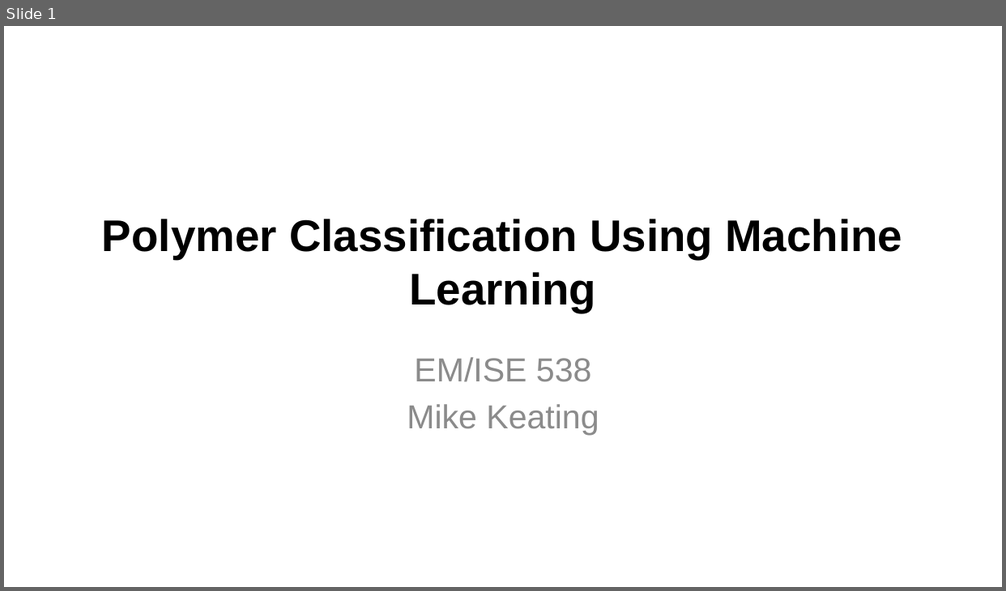
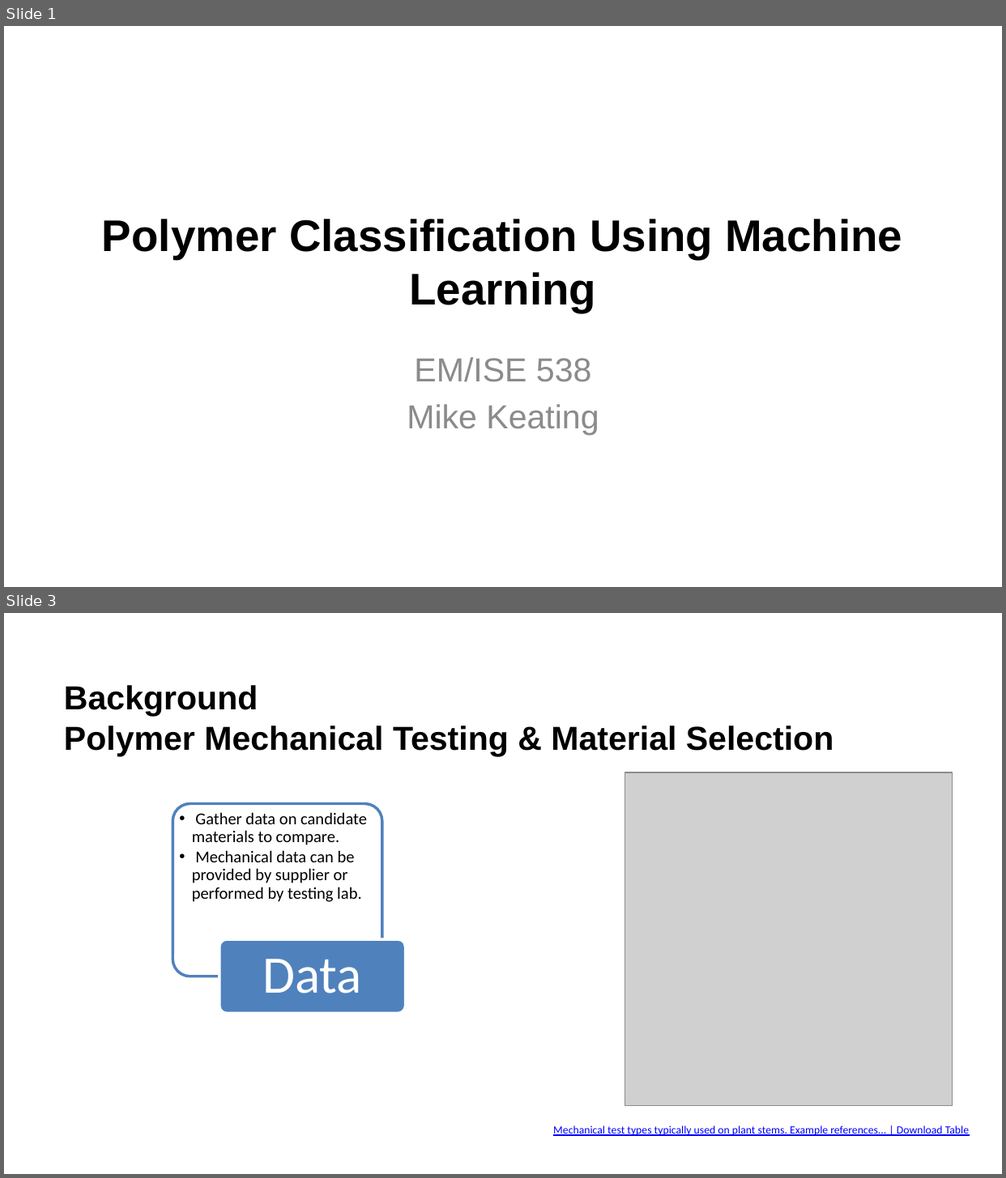
Before and after one commit to mike-keating-iv/ml-polymer-classification, a slide deck: presentation/ise538_final_presentation_keating.pptx. Shown one above the other, each under a label of ours: slide 1 before the commit, slides 1 and 3 after it; the slides between them are not shown. The pictures are 1006x591 and 1006x1178 pixels, drawn with LibreOffice and Linux fonts; fonts in the diff are those of the drawing; grey boxes stand for pictures; background and template pictures are left out. Boxes give left, top, right and bottom in pixels: in the first picture for what was removed or moved away, otherwise in the second. Text is boxed around its words. In the diff, an @@ line names an element or a change of style, - is before the commit and + after.

```diff
--- a/presentation/ise538_final_presentation_keating.pptx
+++ b/presentation/ise538_final_presentation_keating.pptx
@@ slide 3 added at [4,613,1002,1174], background #FFFFFF @@
@@ title added at [64,685,833,756], 24 pt, text #000000, bold @@
+Background
+Polymer Mechanical Testing & Material Selection
@@ picture added at [624,773,952,1106] @@
@@ group added at [172,803,406,1013]: 2 rounded rectangles, 2 texts @@
+  • Gather data on candidate materials to compare.
+  • Mechanical data can be provided by supplier or performed by testing lab.
+Data
@@ text added at [553,1126,969,1136], 8 pt, text #0000FF, underline @@
+Mechanical test types typically used on plant stems. Example references... | Download Table
```
Also in this commit, not shown: 1 slide changed, 4 other slides added, 2 slides removed.
